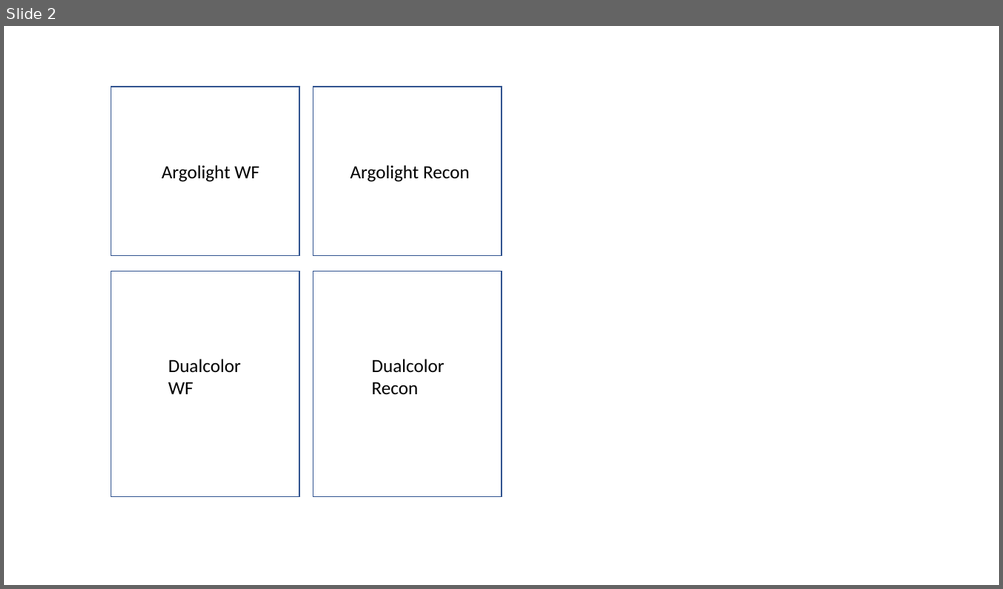
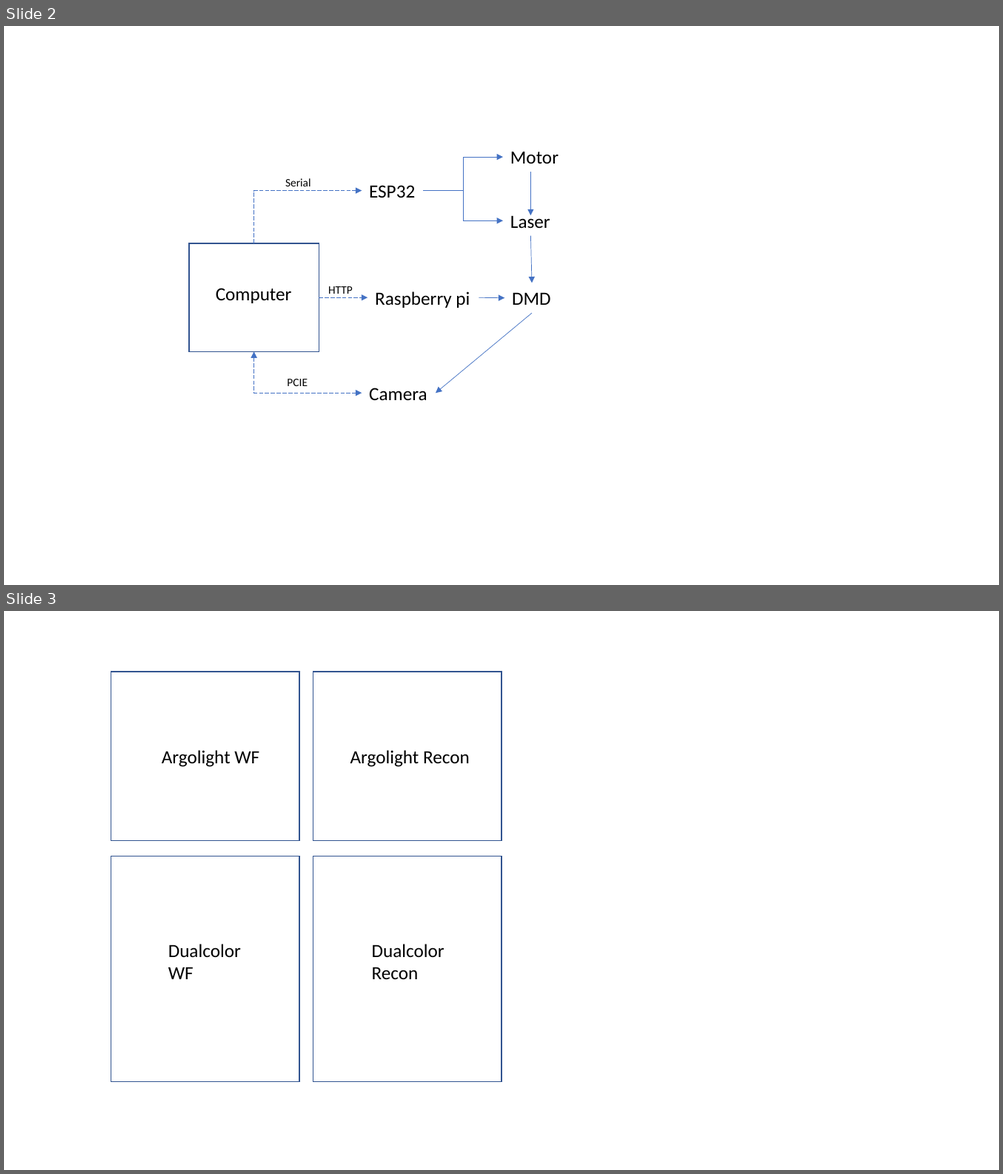
Before and after one commit to openSIMMO/openSIMMO, a slide deck: Manuscript/Figures.pptx. Shown one above the other, each under a label of ours: slide 2 before the commit, slides 2 and 3 after it. The pictures are 1003x589 and 1003x1174 pixels, drawn with LibreOffice and Linux fonts; fonts in the diff are those of the drawing. Boxes give left, top, right and bottom in pixels: in the first picture for what was removed or moved away, otherwise in the second. Text is boxed around its words. In the diff, an @@ line names an element or a change of style, - is before the commit and + after.

```diff
--- a/Manuscript/Figures.pptx
+++ b/Manuscript/Figures.pptx
@@ slide 2 added at [4, 26, 999, 585], background #FFFFFF @@
@@ elbow arrow added from (424, 191) to (504, 157), #4472C4 0.5 pt @@
@@ text added at [510, 151, 558, 164], 18 pt, text #000000 @@
+Motor
@@ text added at [285, 178, 311, 187], 11 pt, text #000000 @@
+Serial
@@ arrow added from (531, 173) to (531, 215), #4472C4 0.5 pt @@
@@ elbow arrow added from (254, 244) to (361, 191), #4472C4 0.5 pt dashed @@
@@ text added at [369, 185, 415, 198], 18 pt, text #000000 @@
+ESP32
@@ elbow arrow added from (424, 191) to (504, 221), #4472C4 0.5 pt @@
@@ text added at [510, 212, 550, 229], 18 pt, text #000000 @@
+Laser
@@ rectangle added at [189, 244, 318, 352], outline #325491 1 pt @@
@@ arrow added from (531, 235) to (532, 284), #4472C4 0.5 pt @@
@@ text added at [216, 288, 292, 304], 18 pt, text #000000 @@
+Computer
@@ text added at [328, 286, 353, 294], 11 pt, text #000000 @@
+HTTP
@@ text added at [375, 292, 469, 308], 18 pt, text #000000 @@
+Raspberry pi
@@ arrow added from (318, 298) to (367, 298), #4472C4 0.5 pt dashed @@
@@ arrow added from (532, 313) to (435, 393), #4472C4 0.5 pt @@
@@ arrow added from (478, 298) to (505, 298), #4472C4 0.5 pt @@
@@ text added at [512, 292, 550, 305], 18 pt, text #000000 @@
+DMD
@@ elbow double arrow added from (254, 352) to (361, 393), #4472C4 0.5 pt dashed @@
@@ text added at [287, 379, 307, 386], 11 pt, text #000000 @@
+PCIE
@@ text added at [369, 388, 427, 400], 18 pt, text #000000 @@
+Camera
@@ what was slide 2 is now slide 3 @@
```
Also in this commit, not shown: 1 slide changed, 1 other file.
